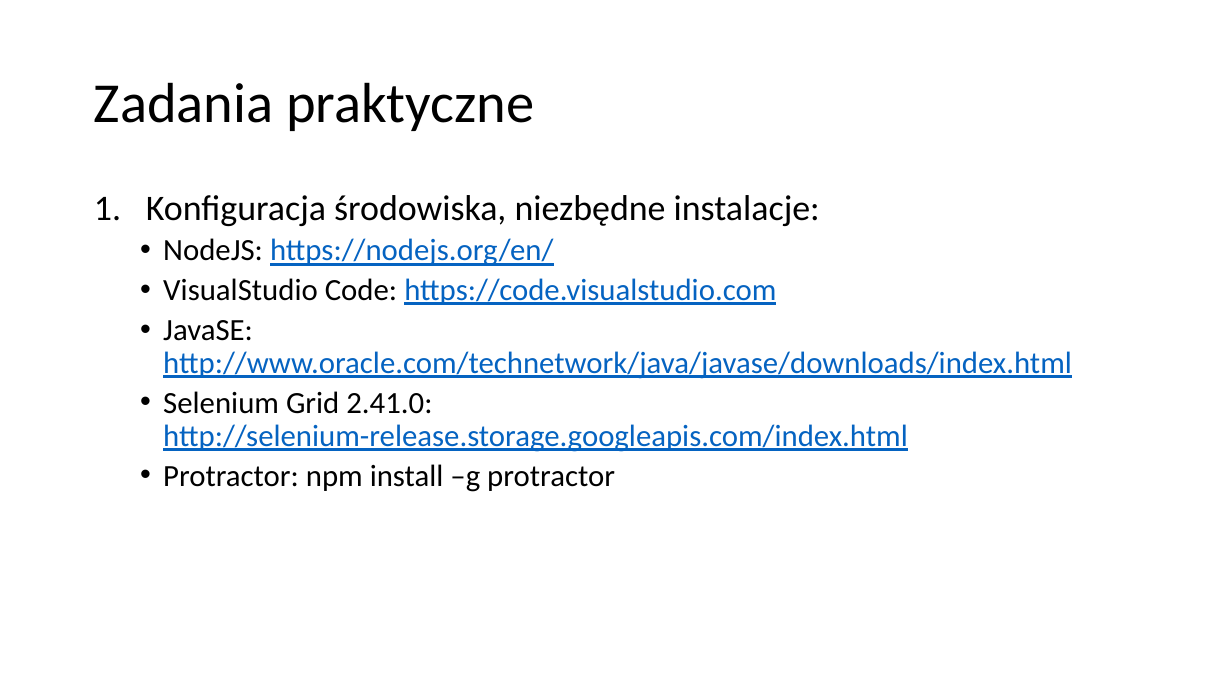
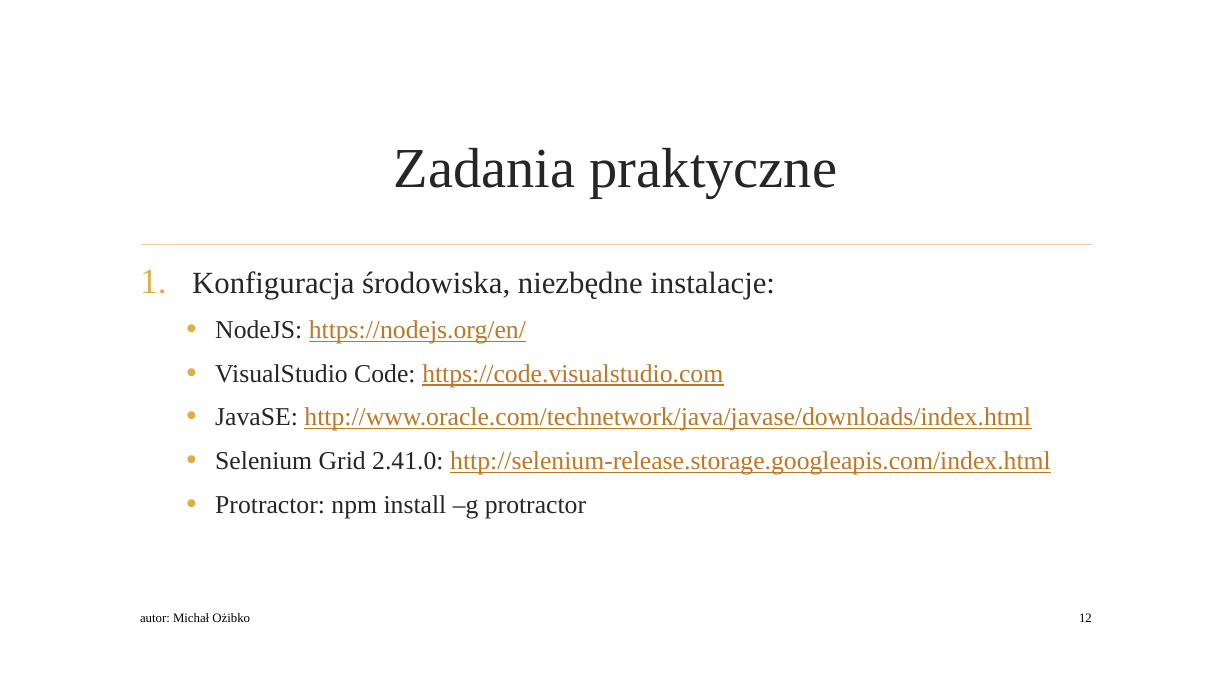
Before and after one commit to qadevpl/repo, a slide deck: slide 12 of JSRestApi/WarsztatQA.pptx. Drawn at 1232x693 pixels with LibreOffice and Linux fonts; fonts in the diff are those of the drawing; background and template pictures are left out. Boxes give left, top, right and bottom in pixels: in the first picture for what was removed or moved away, otherwise in the second. Text is boxed around its words. In the diff, an @@ line names an element or a change of style, - is before the commit and + after.

```diff
--- a/JSRestApi/WarsztatQA.pptx
+++ b/JSRestApi/WarsztatQA.pptx
@@ title "Zadania praktyczne": place and size @@
-title "Zadania praktyczne" at <box>94,82,534,131</box>
+title "Zadania praktyczne" at <box>394,148,838,198</box>
@@ title "Zadania praktyczne" at <box>394,148,838,198</box>: font Calibri to Times New Roman, text colour #000000 to #262626; alignment left to centre; line spacing 0.9 to 1 @@
@@ text "Konfiguracja środowiska, niezbędne instalacje:": place and size @@
-text "Konfiguracja środowiska, niezbędne instalacje:" at <box>146,195,1072,492</box>
+text "Konfiguracja środowiska, niezbędne instalacje:" at <box>192,271,1051,518</box>
@@ text "Konfiguracja środowiska, niezbędne instalacje:" at <box>192,271,1051,518</box>: size 28 to 24 pt in "Konfiguracja środowiska, niezbędne instalacje:"; font Calibri to Times New Roman; text colour #000000 to #262626 in "Konfiguracja środowiska, niezbędne instalacje:", "NodeJS:", "VisualStudio Code:", "JavaSE:" and 2 more places; size 24 to 20 pt in "NodeJS: https://nodejs.org/en/", "VisualStudio Code: https://code.visualstudio.com", "JavaSE: http://www.oracle.com/technetwork/java/javase/downlo ...", "Selenium Grid 2.41.0: http://selenium-release.storage.google ..." and 1 more places; text colour #0563C1 to #BB7826 in "https://nodejs.org/en/", "https://code.visualstudio.com", "http://www.oracle.com/technetwork/java/javase/downloads/inde ...", "http://selenium-release.storage.googleapis.com/index.html"; line spacing 0.9 to 1; indent changed; more space between paragraphs @@
@@ line added from (141, 245) to (1092, 245), #E8D191 1.25 pt @@
@@ text added at <box>140,613,250,622</box>, 10 pt, text #000000 @@
+autor: Michał Ożibko
@@ page number added at <box>1079,613,1092,622</box>, 10 pt, text #000000 @@
+12
```
Also in this commit, not shown: 15 other slides changed, 1 slide added, 1 slide removed.
